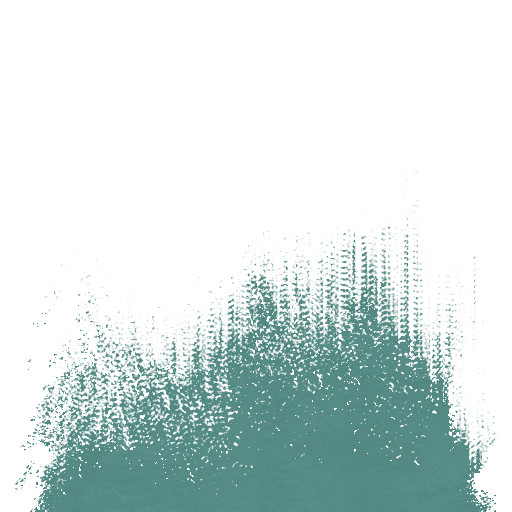
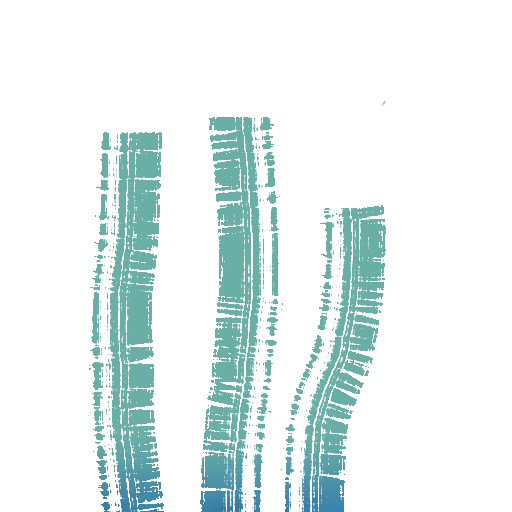
Before/after of a 512×512 layered artwork. What changed in the layer stack:
added layer "Color_sable_06Tiles 1" above "Fond 1" over (15, 433, 497, 512)
hid "Calque 1" over (15, 116, 497, 512)
added layer "Color_sable_06Tiles 1 copie" above "Fond 1 copie" over (15, 433, 497, 512)
added layer "Fond 1 copie" above "Calque 2" over (15, 100, 497, 512)
added layer "Calque 2" above "Arrière-plan" over (89, 100, 387, 512)
